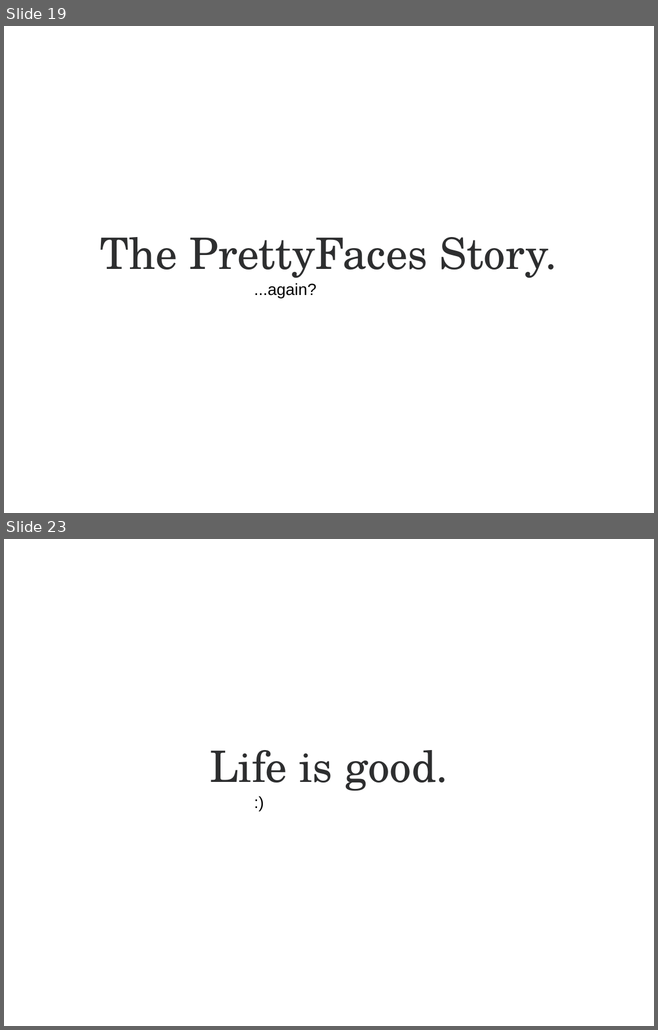
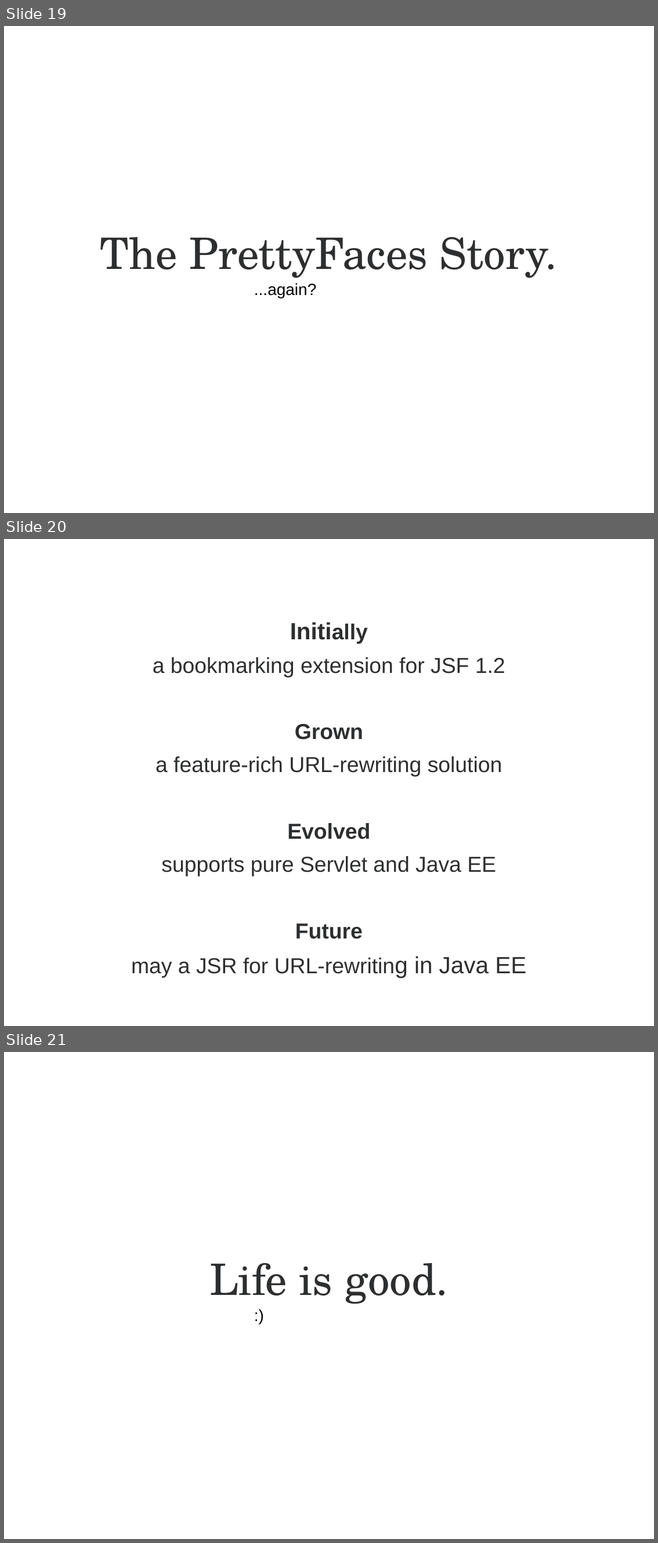
Before and after one commit to lincolnthree/talks, a slide deck: 2011_Beautiful_Java_EE_JAXConf.odp. Shown one above the other, each under a label of ours: slides 19 and 23 before the commit, slides 19, 20 and 21 after it; the slides between them are not shown. The pictures are 658x1030 and 658x1543 pixels, drawn with LibreOffice and Linux fonts; fonts in the diff are those of the drawing. Boxes give left, top, right and bottom in pixels: in the first picture for what was removed or moved away, otherwise in the second. Text is boxed around its words. In the diff, an @@ line names an element or a change of style, - is before the commit and + after.

```diff
--- a/2011_Beautiful_Java_EE_JAXConf.odp
+++ b/2011_Beautiful_Java_EE_JAXConf.odp
@@ slide 20 added at (4,539,654,1026), background #FFFFFF @@
@@ subtitle added at (131,657,526,978), 24 pt, text #2D2E2F @@
+Initially
+a bookmarking extension for JSF 1.2
+Grown
+a feature-rich URL-rewriting solution
+Evolved
+supports pure Servlet and Java EE
+Future
+may a JSR for URL-rewriting in Java EE
@@ what was slide 23 is now slide 21 @@
```
Also in this commit, not shown: 2 other slides added, 3 slides removed, 1 other file.
